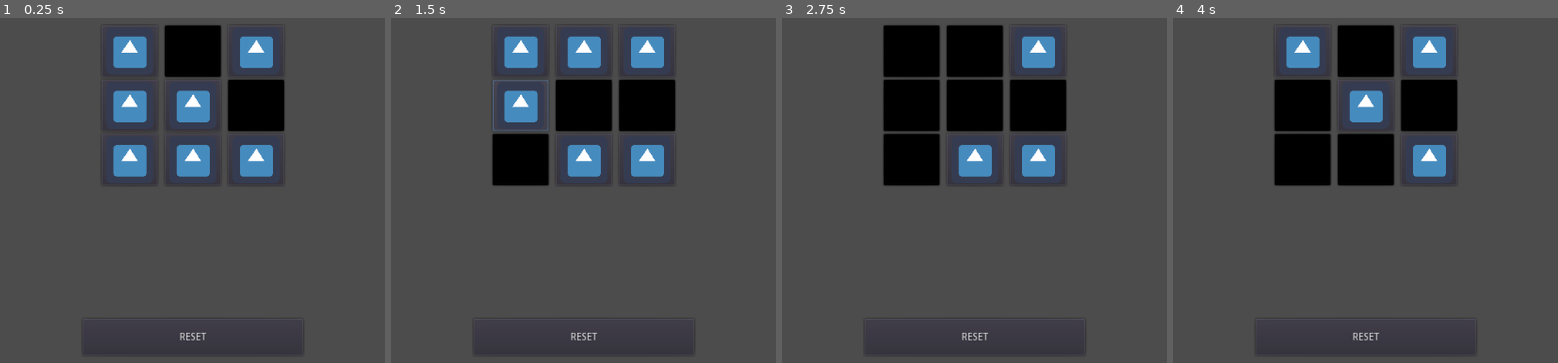
Above: before the commit, frames 1-4 (left to right).
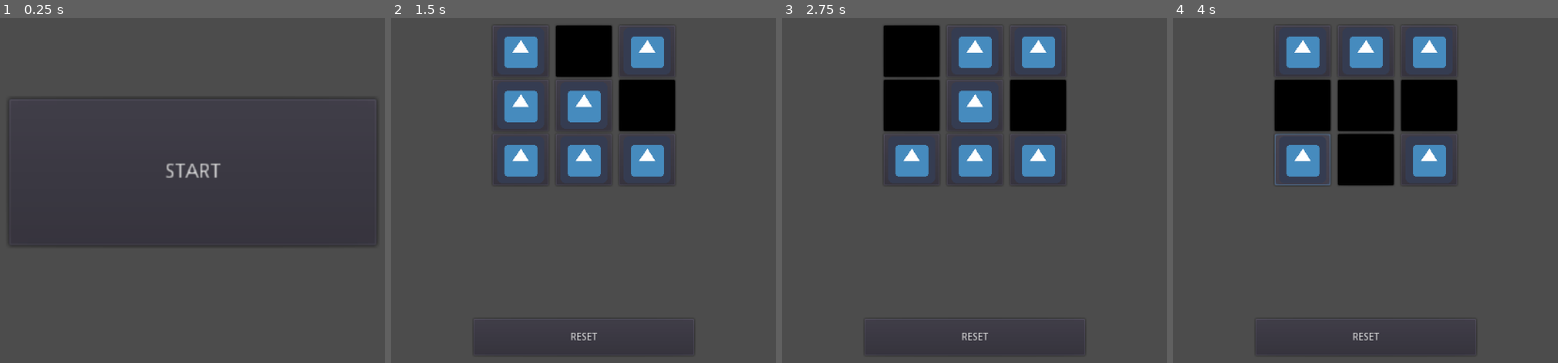
Above: after the commit, the same moments.

Repository: ayush1999-agarwal/SameColorTiles
Game: Godot game, scene res://MainMenu.tscn
Two runs of this game, one before a commit and one after it. Both use one fixed random seed, a clock stepped at 60 frames per second and the inputs below. Before the commit the project starts from res://GameScreen.tscn. The engine's default icon, where the game draws it, is replaced by a stand-in: a white triangle on a blue panel in a dark square.
Inputs (mouse positions are in pixels of both pictures, inside the frame that each line leads up to):
- Up to frame 1 (0.25 s): no input
- Up to frame 2 (1.5 s): click (521, 52) at 0.52 s; click (521, 104) at 1.27 s
- Up to frame 3 (2.75 s): click (912, 52) at 2 s
- Up to frame 4 (4 s): click (1303, 104) at 2.75 s; click (1303, 159) at 3.5 s

The runs differ from the first frame. In frame 1, 11% of the frame differs, in the area x 2-99%, y 2-98%; in frame 2, 6.7%; in frame 3, 6.6%; in frame 4, 6.6%.

Commit message:
Scene Management added

Diff:
--- /dev/null
+++ b/SameColorTiles/GameOver.gd
@@ -0,0 +1,4 @@
+extends Control
+
+func _on_MainMenuButton_pressed():
+	SceneLoader.LoadScene(SceneLoader.SCENE_ID.MAIN)
--- /dev/null
+++ b/SameColorTiles/GameOver.tscn
@@ -0,0 +1,32 @@
+[gd_scene load_steps=2 format=2]
+
+[ext_resource path="res://GameOver.gd" type="Script" id=1]
+
+[node name="GameOver" type="Control"]
+anchor_right = 1.0
+anchor_bottom = 1.0
+script = ExtResource( 1 )
+
+[node name="WinStatus" type="Label" parent="."]
+anchor_right = 1.0
+anchor_bottom = 0.417
+margin_right = -819.0
+margin_bottom = -200.2
+rect_scale = Vector2( 5, 5 )
+text = "YOU WON!"
+align = 1
+valign = 1
+
+[node name="MainMenuButton" type="Button" parent="."]
+anchor_left = 0.283
+anchor_top = 0.583
+anchor_right = 0.771
+anchor_bottom = 0.917
+margin_left = 0.207977
+margin_top = 0.200012
+margin_right = -249.504
+margin_bottom = -100.2
+rect_scale = Vector2( 2, 2 )
+text = "MAIN MENU"
+
+[connection signal="pressed" from="MainMenuButton" to="." method="_on_MainMenuButton_pressed"]
--- a/SameColorTiles/GridController.gd
+++ b/SameColorTiles/GridController.gd
@@ -22,7 +22,6 @@
 
 func _positionGrid():
 	#Position the grid at the center of screen horizontally
-	print("Calculated grid length: " + str(gridRow.get_size()))
 	set_position(Vector2(540 - gridRow.get_size().x/2, 100))
 
 func _generateStartingGrid():
@@ -54,7 +53,7 @@
 		_toggleGridBoxColor(btnId)
 
 	if lightColorCount == 0 || lightColorCount == pow(gridSize,2):
-		print("Game Won")
+		SceneLoader.LoadScene(SceneLoader.SCENE_ID.FINISH)
 
 func _toggleGridBoxColor(btnId : Vector2):
 	#Toggle color by getting reverse of what is stored in per box state
--- /dev/null
+++ b/SameColorTiles/MainMenu.gd
@@ -0,0 +1,5 @@
+extends Control
+
+
+func _on_StartButton_pressed():
+	SceneLoader.LoadScene(SceneLoader.SCENE_ID.GAME)
--- /dev/null
+++ b/SameColorTiles/MainMenu.tscn
@@ -0,0 +1,22 @@
+[gd_scene load_steps=2 format=2]
+
+[ext_resource path="res://MainMenu.gd" type="Script" id=1]
+
+[node name="MainMenu" type="Control"]
+anchor_right = 1.0
+anchor_bottom = 1.0
+script = ExtResource( 1 )
+
+[node name="StartButton" type="Button" parent="."]
+anchor_left = 0.283
+anchor_top = 0.333
+anchor_right = 0.771
+anchor_bottom = 0.667
+margin_left = 0.207977
+margin_top = 0.199997
+margin_right = -249.504
+margin_bottom = -100.2
+rect_scale = Vector2( 2, 2 )
+text = "START"
+
+[connection signal="pressed" from="StartButton" to="." method="_on_StartButton_pressed"]
--- /dev/null
+++ b/SameColorTiles/SceneLoader.gd
@@ -0,0 +1,16 @@
+extends Node
+
+var sceneObjs = [
+	preload("res://MainMenu.tscn"),
+	preload("res://GameScreen.tscn"),
+	preload("res://GameOver.tscn")
+]
+
+const SCENE_ID = {
+MAIN = 0,
+GAME = 1,
+FINISH = 2
+}
+
+func LoadScene(sceneId : int):
+	get_tree().change_scene_to(sceneObjs[sceneId])
--- a/SameColorTiles/project.godot
+++ b/SameColorTiles/project.godot
@@ -33,12 +33,13 @@
 [application]
 
 config/name="SameColorTiles"
-run/main_scene="res://GameScreen.tscn"
+run/main_scene="res://MainMenu.tscn"
 config/icon="res://icon.png"
 
 [autoload]
 
 Utils="*res://Utils.gd"
+SceneLoader="*res://SceneLoader.gd"
 
 [gui]
 
